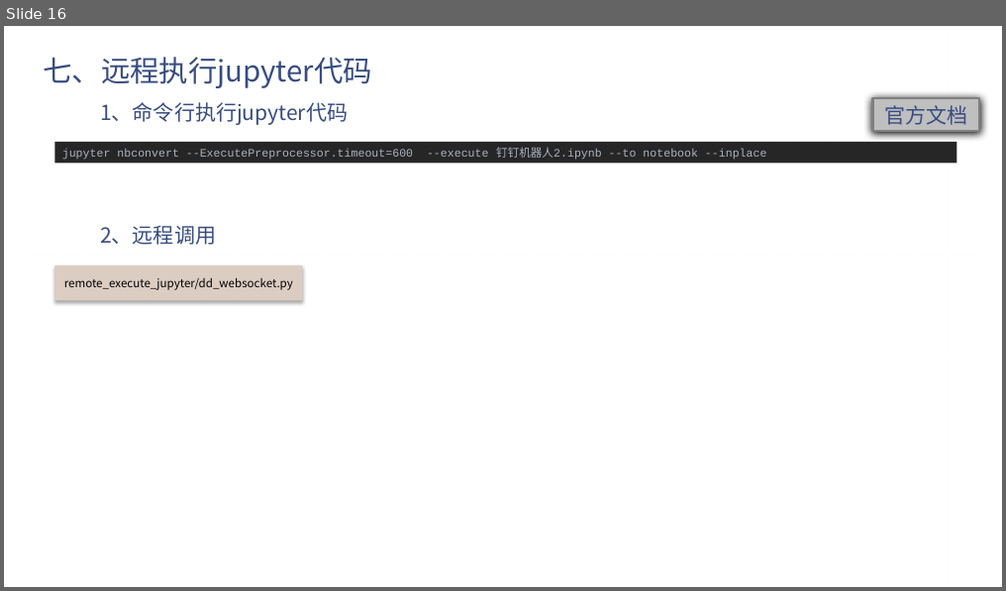
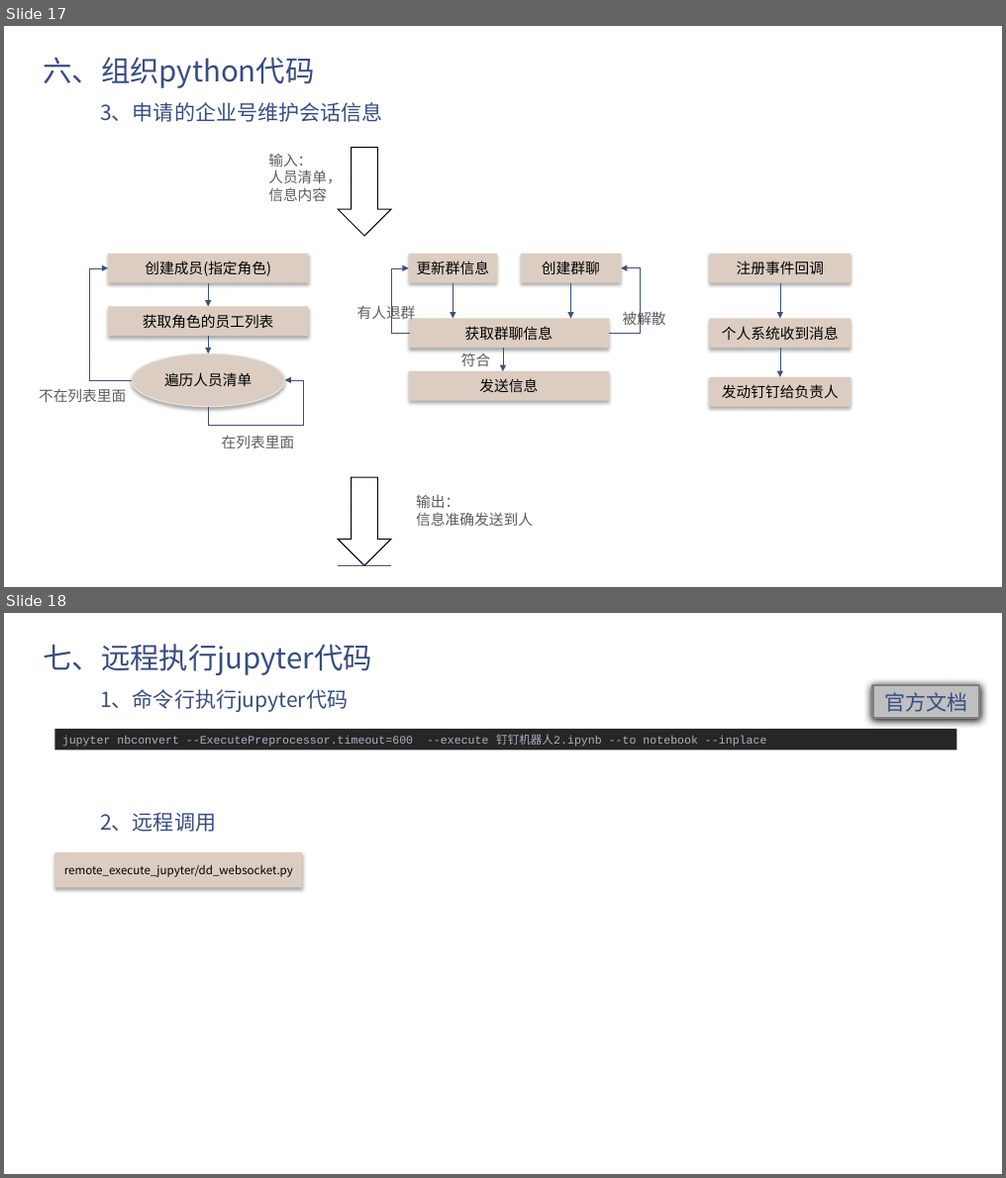
Before and after one commit to e271828182/dd_talk, a slide deck: 钉钉机器人.pptx. Shown one above the other, each under a label of ours: slide 16 before the commit, slides 17 and 18 after it. The pictures are 1006x591 and 1006x1178 pixels, drawn with LibreOffice and Linux fonts; fonts in the diff are those of the drawing; background and template pictures are left out. Boxes give left, top, right and bottom in pixels: in the first picture for what was removed or moved away, otherwise in the second. Text is boxed around its words. In the diff, an @@ line names an element or a change of style, - is before the commit and + after.

```diff
--- a/钉钉机器人.pptx
+++ b/钉钉机器人.pptx
@@ slide 17 added at (4, 26, 1002, 587), background picture (left out); not listed: 1 template element that a slide beside it also shows @@
@@ title added at (43, 57, 314, 88), 28 pt, text #374C81 @@
+六、组织python代码
@@ text added at (100, 102, 382, 122), 20 pt, text #374C81 @@
+3、申请的企业号维护会话信息
@@ text added at (268, 154, 342, 201), 14 pt, text #5C5C5C @@
+输入：
+人员清单，
+信息内容
@@ down arrow added at (338, 148, 391, 236), outline #000000 1 pt @@
@@ rectangle added at (108, 254, 309, 282), fill #DCCDC2, 14 pt, text #000000 @@
+创建成员(指定角色)
@@ rectangle added at (408, 254, 497, 282), fill #DCCDC2, 14 pt, text #000000 @@
+更新群信息
@@ rectangle added at (521, 254, 621, 282), fill #DCCDC2, 14 pt, text #000000 @@
+创建群聊
@@ rectangle added at (709, 254, 850, 282), fill #DCCDC2, 14 pt, text #000000 @@
+注册事件回调
@@ elbow arrow added from (132, 380) to (108, 269), #414E77 0.5 pt @@
@@ arrow added from (208, 283) to (208, 307), #414E77 0.5 pt @@
@@ elbow arrow added from (410, 333) to (408, 269), #414E77 0.5 pt @@
@@ arrow added from (453, 283) to (453, 319), #414E77 0.5 pt @@
@@ arrow added from (570, 283) to (570, 319), #414E77 0.5 pt @@
@@ elbow arrow added from (609, 333) to (621, 269), #414E77 0.5 pt @@
@@ arrow added from (780, 283) to (780, 319), #414E77 0.5 pt @@
@@ rectangle added at (108, 307, 309, 336), fill #DCCDC2, 14 pt, text #000000 @@
+获取角色的员工列表
@@ text added at (357, 304, 416, 323), 14 pt, text #5C5C5C @@
+有人退群
@@ rectangle added at (408, 319, 609, 348), fill #DCCDC2, 14 pt, text #000000 @@
+获取群聊信息
@@ text added at (623, 310, 666, 329), 14 pt, text #5C5C5C @@
+被解散
@@ rectangle added at (709, 319, 850, 348), fill #DCCDC2, 14 pt, text #000000 @@
+个人系统收到消息
@@ arrow added from (208, 336) to (208, 354), #414E77 0.5 pt @@
@@ arrow added from (503, 348) to (503, 372), #414E77 0.5 pt @@
@@ arrow added from (780, 348) to (780, 377), #414E77 0.5 pt @@
@@ ellipse added at (132, 354, 285, 407), fill #DCCDC2, outline #EDE5DF 1 pt, 14 pt, text #000000 @@
+遍历人员清单
@@ elbow arrow added from (208, 407) to (285, 380), #414E77 0.5 pt @@
@@ rectangle added at (408, 372, 609, 401), fill #DCCDC2, 14 pt, text #000000 @@
+发送信息
@@ text added at (461, 353, 490, 367), 14 pt, text #5C5C5C @@
+符合
@@ rectangle added at (709, 377, 850, 406), fill #DCCDC2, 14 pt, text #000000 @@
+发动钉钉给负责人
@@ text added at (39, 388, 126, 402), 14 pt, text #5C5C5C @@
+不在列表里面
@@ text added at (222, 435, 295, 449), 14 pt, text #5C5C5C @@
+在列表里面
@@ down arrow added at (338, 477, 391, 566), outline #000000 1 pt @@
@@ text added at (416, 495, 533, 526), 14 pt, text #5C5C5C @@
+输出：
+信息准确发送到人
@@ line added from (338, 566) to (391, 566), #414E77 0.5 pt @@
@@ what was slide 16 is now slide 18 @@
```
Also in this commit, not shown: 2 slides changed, 1 other slide added.
